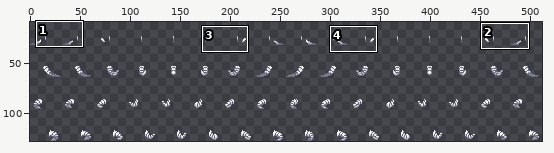
Sprite sheet, stored at Resources/Textures/Mobs/Customization/reptilian_parts.rsi/tail_dtiger_wagging.png. Above: a wide view before the commit, with the close-up outlined.
Close-up. First the earlier version:
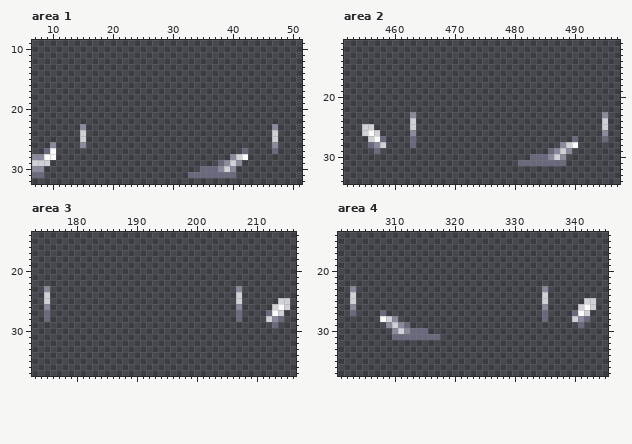
The file is 512x128 pixels. Colours within 5 levels of each other are drawn and written as one. Shown: area 1: x 7..51, y 9..32; area 2: x 452..497, y 11..34; area 3: x 173..216, y 14..37; area 4: x 301..345, y 14..37. The wide view leaves out empty margins. The commit also changed other parts of the picture, which this record leaves out.
New version:
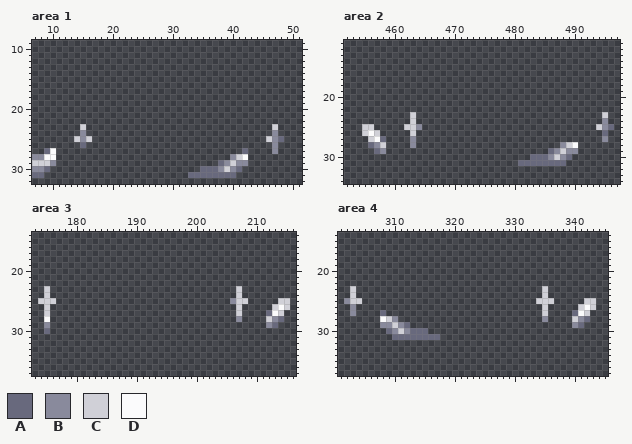
Palette (. is transparent): A #68697d  B #898a9c  C #d0d0d7  D #fbfbfc
The exact change:
{"where": "area 1"}
{"y":23,"x":15,"old":"B","new":"C"}
{"y":23,"x":47,"old":"B","new":"C"}
{"y":24,"x":15,"old":"C","new":"B"}
{"y":24,"x":47,"old":"C","new":"B"}
{"y":25,"x":14,"old":".C.","new":"CBC"}
{"y":25,"x":46,"old":".C.","new":"CBA"}
{"y":26,"x":10,"old":"B","new":"."}
{"y":26,"x":15,"old":"B","new":"A"}
{"y":27,"x":47,"old":"A","new":"B"}
{"y":29,"x":10,"old":".","new":"B"}
{"y":29,"x":42,"old":".","new":"B"}
{"y":30,"x":9,"old":".","new":"A"}
{"y":30,"x":41,"old":".","new":"A"}
{"where": "area 2"}
{"y":23,"x":463,"old":"B","new":"C"}
{"y":23,"x":495,"old":"B","new":"C"}
{"y":24,"x":495,"old":"C","new":"B"}
{"y":25,"x":462,"old":".","new":"C"}
{"y":25,"x":464,"old":".","new":"B"}
{"y":25,"x":494,"old":".C.","new":"CBA"}
{"y":26,"x":463,"old":"B","new":"C"}
{"y":26,"x":495,"old":"B","new":"A"}
{"y":27,"x":463,"old":"A","new":"B"}
{"y":27,"x":490,"old":"A","new":"."}
{"y":27,"x":495,"old":"A","new":"B"}
{"y":28,"x":463,"old":"A","new":"B"}
{"y":29,"x":458,"old":".","new":"B"}
{"y":29,"x":490,"old":".","new":"B"}
{"y":30,"x":489,"old":".","new":"A"}
{"where": "area 3"}
{"y":23,"x":175,"old":"B","new":"C"}
{"y":23,"x":207,"old":"B","new":"C"}
{"y":25,"x":174,"old":".","new":"C"}
{"y":25,"x":176,"old":".","new":"C"}
{"y":25,"x":206,"old":".","new":"B"}
{"y":25,"x":208,"old":".","new":"C"}
{"y":26,"x":175,"old":"B","new":"C"}
{"y":26,"x":207,"old":"B","new":"C"}
{"y":27,"x":175,"old":"A","new":"C"}
{"y":27,"x":207,"old":"A","new":"C"}
{"y":28,"x":175,"old":"A","new":"D"}
{"y":28,"x":207,"old":"A","new":"B"}
{"y":29,"x":175,"old":".","new":"B"}
{"y":29,"x":212,"old":".","new":"B"}
{"y":30,"x":175,"old":".","new":"A"}
{"where": "area 4"}
{"y":23,"x":303,"old":"B","new":"C"}
{"y":23,"x":335,"old":"B","new":"C"}
{"y":25,"x":302,"old":".","new":"B"}
{"y":25,"x":304,"old":".","new":"C"}
{"y":25,"x":334,"old":".","new":"C"}
{"y":25,"x":336,"old":".","new":"C"}
{"y":26,"x":335,"old":"B","new":"C"}
{"y":27,"x":303,"old":"A","new":"B"}
{"y":27,"x":335,"old":"A","new":"C"}
{"y":28,"x":335,"old":"A","new":"B"}
{"y":29,"x":308,"old":".","new":"B"}
{"y":29,"x":340,"old":".","new":"B"}
{"y":30,"x":309,"old":".","new":"A"}
